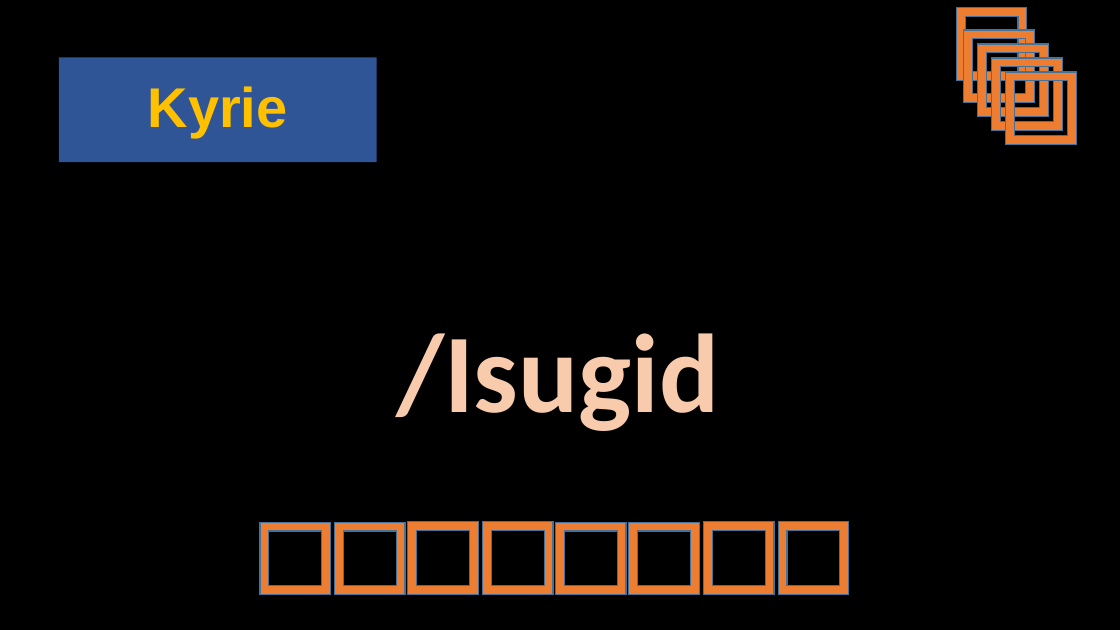
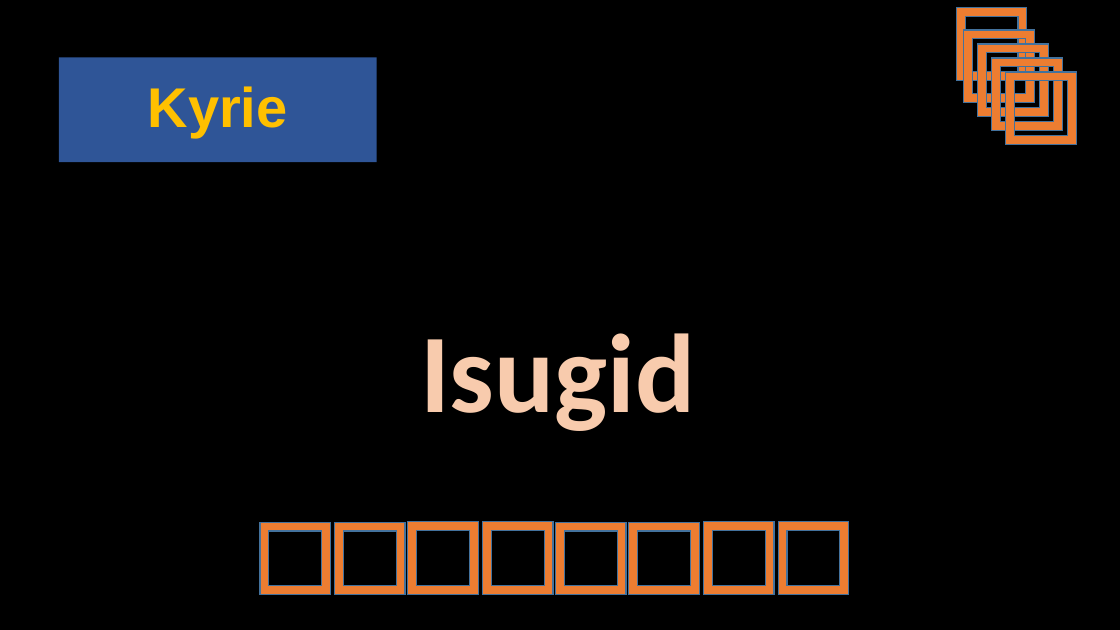
Before and after one commit to CHRISTIANARIBAL/Simbahan, a slide deck: slide 18 of 2Permanent/Final Na Ni.pptx. Drawn at 1120x630 pixels with LibreOffice and Linux fonts; fonts in the diff are those of the drawing. Boxes give left, top, right and bottom in pixels: in the first picture for what was removed or moved away, otherwise in the second. Text is boxed around its words. In the diff, an @@ line names an element or a change of style, - is before the commit and + after.

```diff
--- a/2Permanent/Final Na Ni.pptx
+++ b/2Permanent/Final Na Ni.pptx
@@ text at (420,333,695,431): text changed @@
-/Isugid
+Isugid
```
Also in this commit, not shown: 6 other slides changed, 34 slides added, 13 slides removed.
